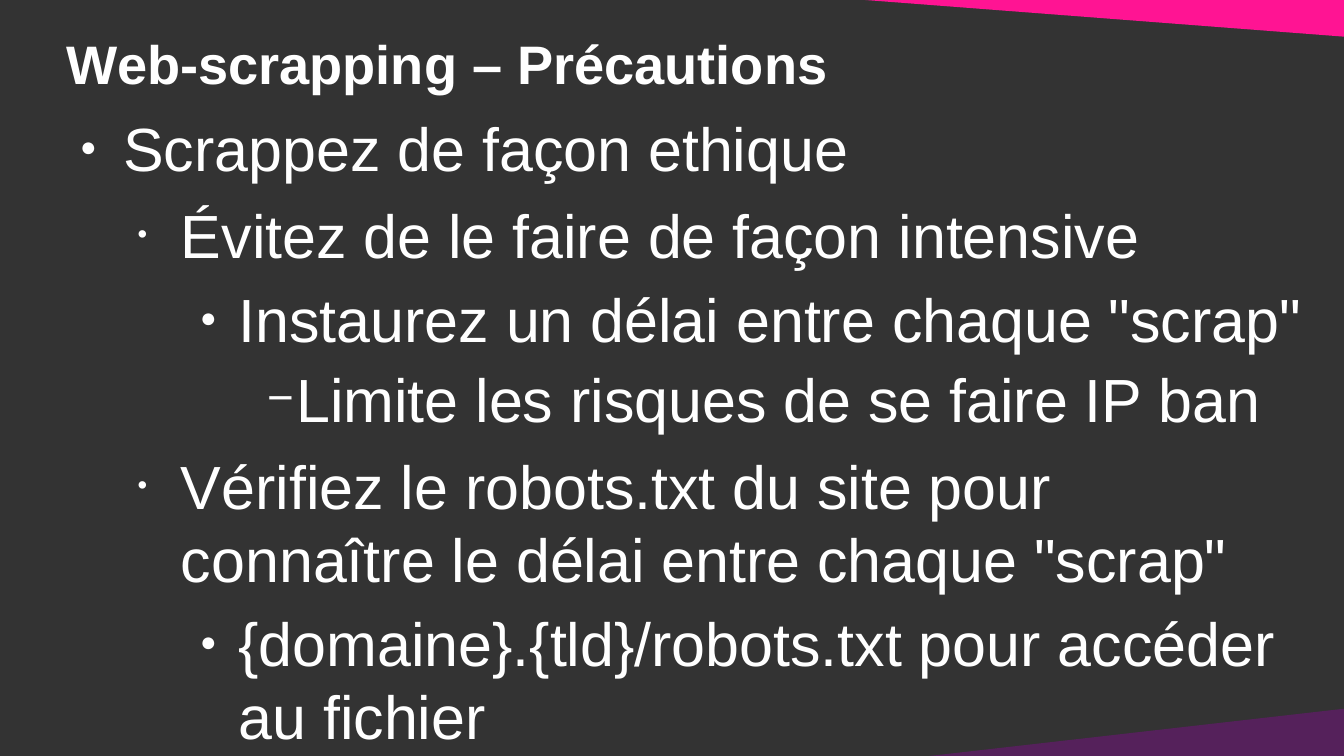
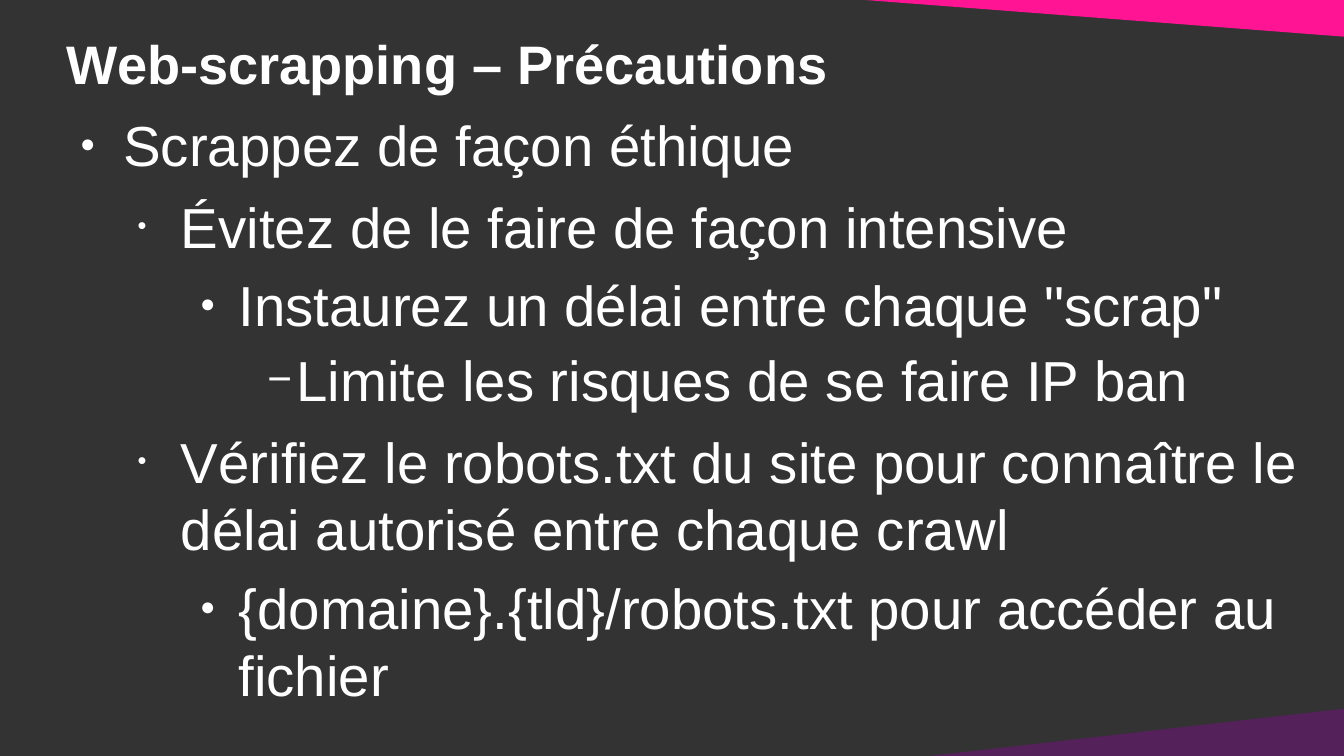
Before and after one commit to DanYellow/cours, a slide deck: slide 11 of data-journalisme-s4/travaux-pratiques/numero-2/presentation.odp. Drawn at 1344x756 pixels with LibreOffice and Linux fonts; fonts in the diff are those of the drawing. Boxes give left, top, right and bottom in pixels: in the first picture for what was removed or moved away, otherwise in the second. Text is boxed around its words. In the diff, an @@ line names an element or a change of style, - is before the commit and + after.

Commit message:
Finish scraping exercice

```diff
--- a/data-journalisme-s4/travaux-pratiques/numero-2/presentation.odp
+++ b/data-journalisme-s4/travaux-pratiques/numero-2/presentation.odp
@@ text at [123, 124, 794, 177]: text changed; size 36 to 33.3 pt @@
-● Scrappez de façon ethique
+● Scrappez de façon éthique
@@ text at [181, 203, 1276, 639]: size 36 to 33.3 pt in "Évitez de le faire de façon intensive", "Instaurez un délai entre chaque "scrap"", "Limite les risques de se faire IP ...", "{domaine}.{tld}/robots.txt pour accéder au fichier" @@
@@ text at [181, 441, 1297, 561]: text changed; size 36 to 33.3 pt @@
-  • Vérifiez le robots.txt du site pour connaître le délai entre chaque "scrap"
+  • Vérifiez le robots.txt du site pour connaître le délai autorisé entre chaque crawl
```
Also in this commit, not shown: 3 other slides changed, 7 other files.
